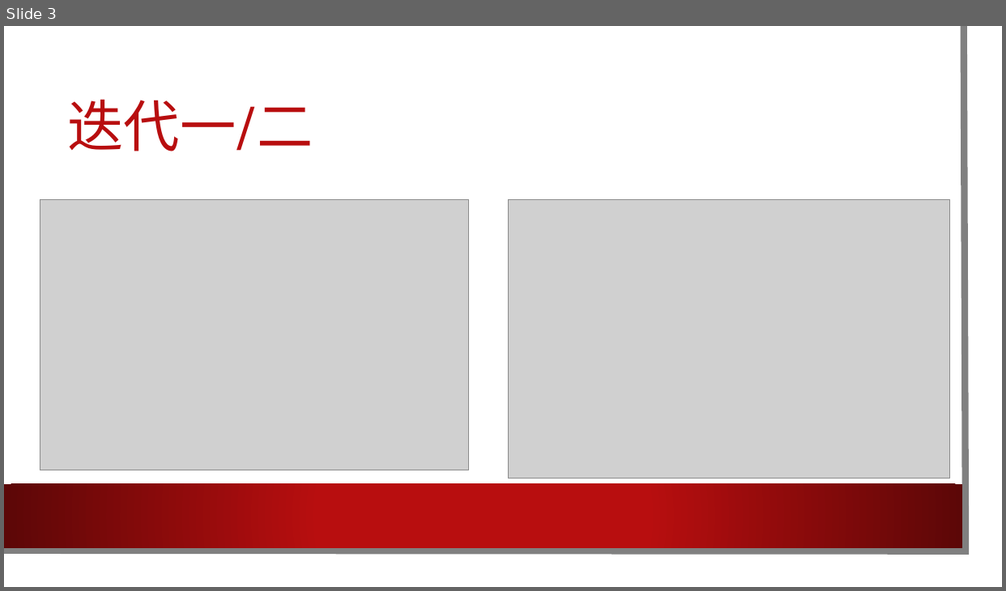
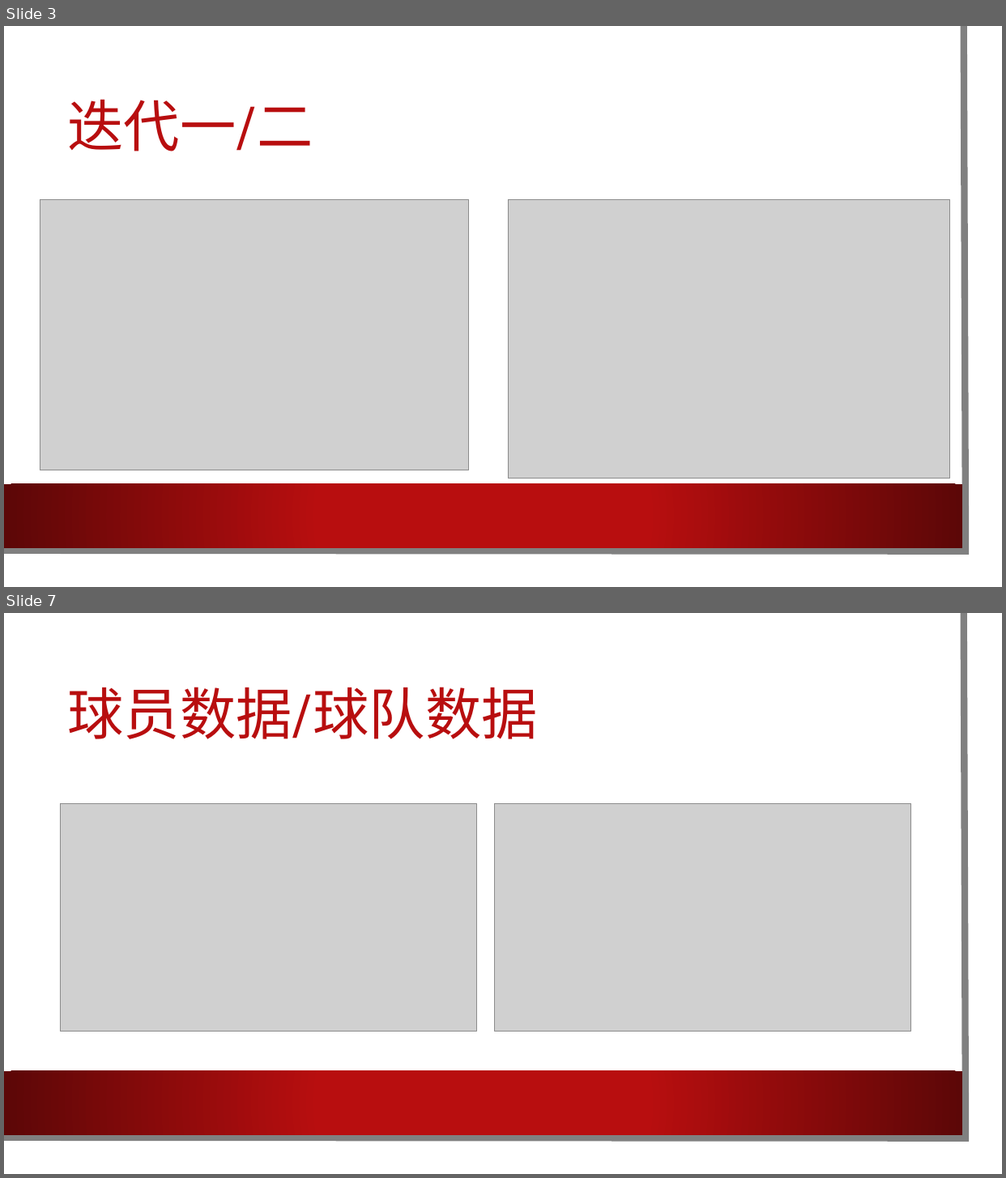
Before and after one commit to cylong1016/Nbalabala, a slide deck: 文档/软工.pptx. Shown one above the other, each under a label of ours: slide 3 before the commit, slides 3 and 7 after it; the slides between them are not shown. The pictures are 1006x591 and 1006x1178 pixels, drawn with LibreOffice and Linux fonts; fonts in the diff are those of the drawing; grey boxes stand for pictures; background and template pictures are left out. Boxes give left, top, right and bottom in pixels: in the first picture for what was removed or moved away, otherwise in the second. Text is boxed around its words. In the diff, an @@ line names an element or a change of style, - is before the commit and + after.

```diff
--- a/文档/软工.pptx
+++ b/文档/软工.pptx
@@ slide 7 added at [4, 613, 1002, 1174], background picture (left out); not listed: 3 template elements that a slide beside it also shows @@
@@ title added at [68, 687, 538, 739], 54 pt, text #B80E0F @@
+球员数据/球队数据
@@ picture added at [60, 804, 476, 1033] @@
@@ picture added at [495, 804, 911, 1032] @@
```
Also in this commit, not shown: 4 slides changed, 9 other slides added, 1 slide removed.
